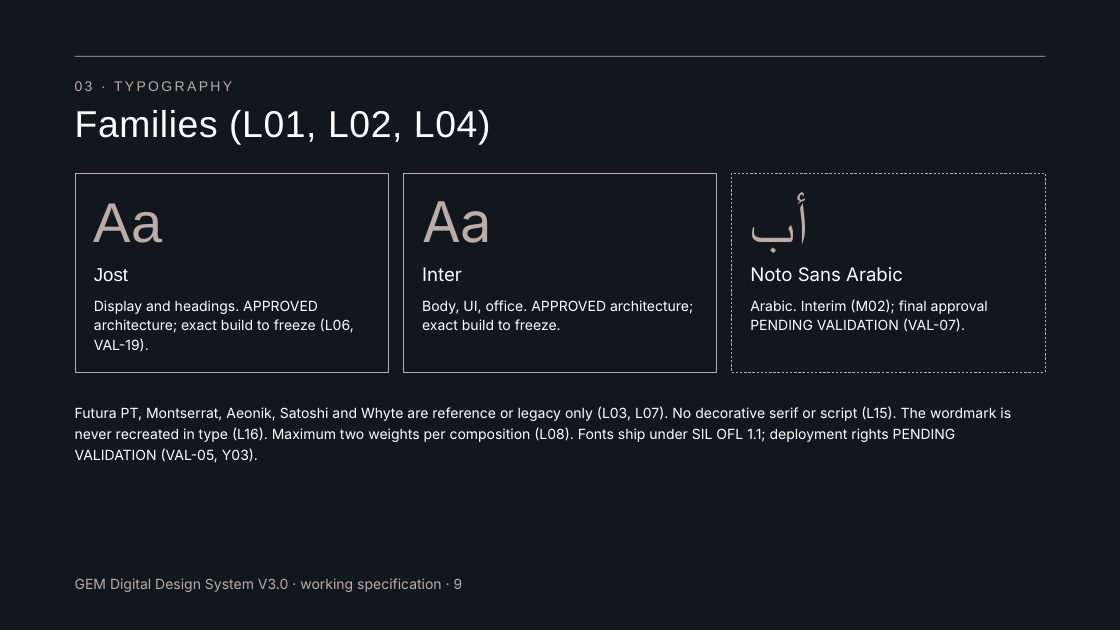
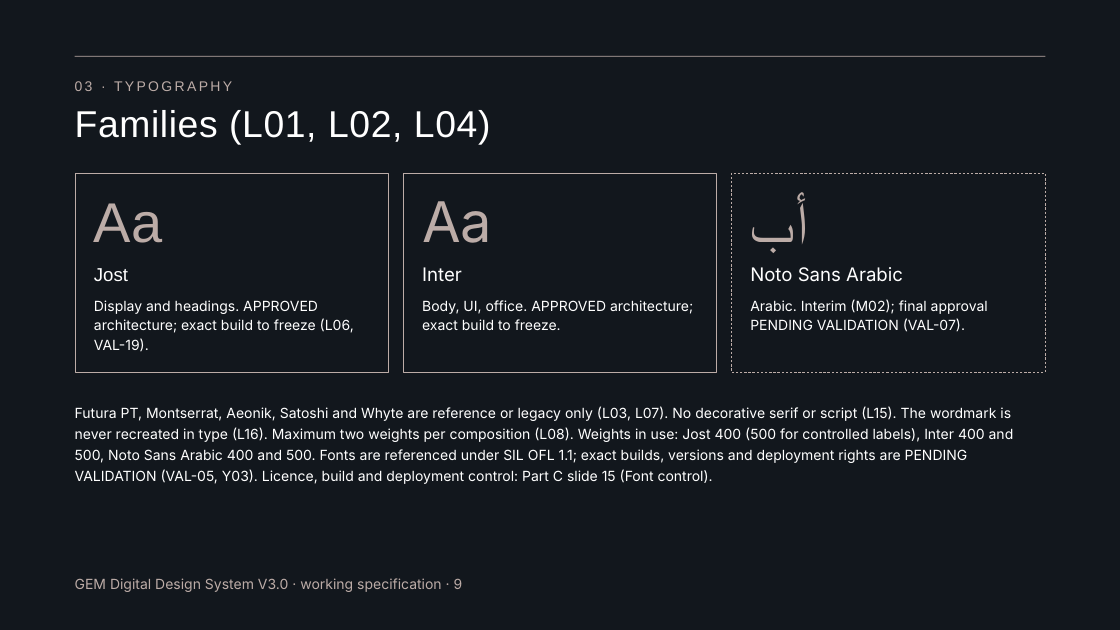
Before and after one commit to mashaelalh/GEM, a slide deck: slide 9 of PartB_RC2/01_source/B-RC2.pptx. Drawn at 1120x630 pixels with LibreOffice and Linux fonts; fonts in the diff are those of the drawing. Boxes give left, top, right and bottom in pixels: in the first picture for what was removed or moved away, otherwise in the second. Text is boxed around its words. In the diff, an @@ line names an element or a change of style, - is before the commit and + after.

```diff
--- a/PartB_RC2/01_source/B-RC2.pptx
+++ b/PartB_RC2/01_source/B-RC2.pptx
@@ text at [75,406,1014,484]: text changed @@
-Futura PT, Montserrat, Aeonik, Satoshi and Whyte are reference or legacy only (L03, L07). No decorative serif or script (L15). The wordmark is never recreated in type (L16). Maximum two weights per composition (L08). Fonts ship under SIL OFL 1.1; deployment rights PENDING VALIDATION (VAL-05, Y03).
+Futura PT, Montserrat, Aeonik, Satoshi and Whyte are reference or legacy only (L03, L07). No decorative serif or script (L15). The wordmark is never recreated in type (L16). Maximum two weights per composition (L08). Weights in use: Jost 400 (500 for controlled labels), Inter 400 and 500, Noto Sans Arabic 400 and 500. Fonts are referenced under SIL OFL 1.1; exact builds, versions and deployment rights are PENDING VALIDATION (VAL-05, Y03). Licence, build and deployment control: Part C slide 15 (Font control).
```
Also in this commit, not shown: 9 other slides changed.
